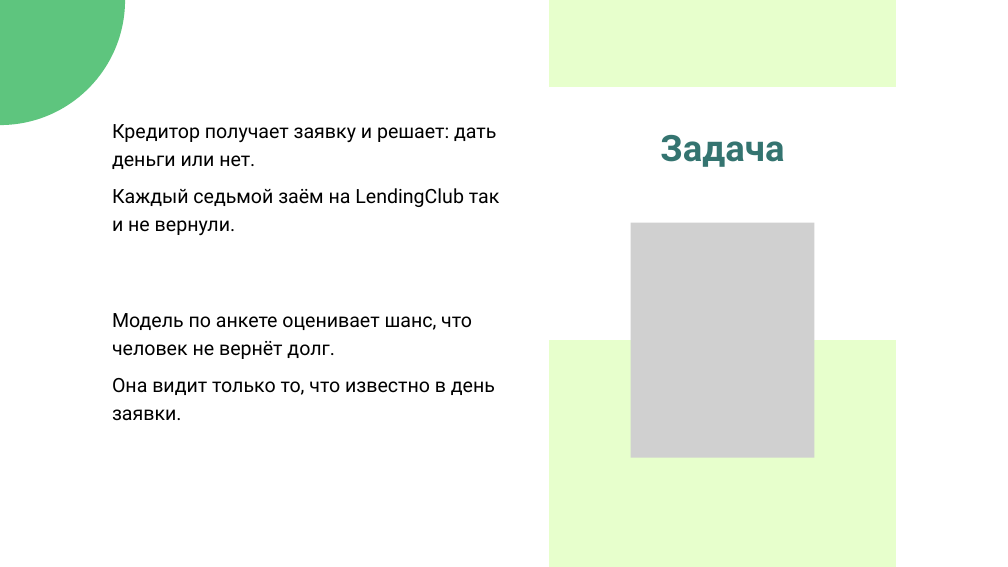
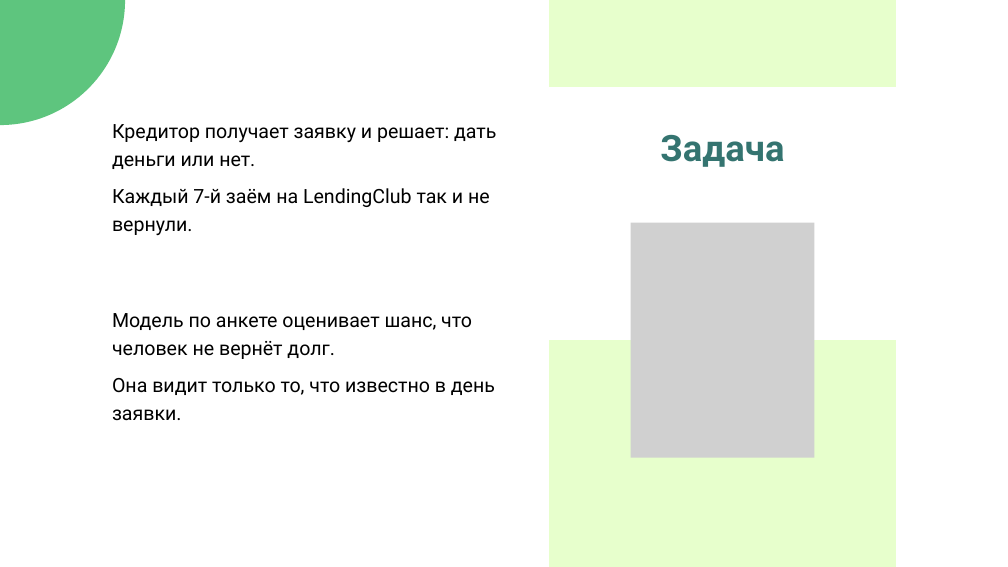
Before and after one commit to yersaa/Loan_default_prediction, a slide deck: slide 2 of docs/presentation.pptx. Drawn at 1008x567 pixels with LibreOffice and Linux fonts; fonts in the diff are those of the drawing; grey boxes stand for pictures. Boxes give left, top, right and bottom in pixels: in the first picture for what was removed or moved away, otherwise in the second. Text is boxed around its words. In the diff, an @@ line names an element or a change of style, - is before the commit and + after.

```diff
--- a/docs/presentation.pptx
+++ b/docs/presentation.pptx
@@ text at bbox=[112, 188, 490, 236]: text changed @@
-Каждый седьмой заём на LendingClub так и не вернули.
+Каждый 7-й заём на LendingClub так и не вернули.
```
Also in this commit, not shown: 10 other slides changed, 1 slide added, 10 other files.
